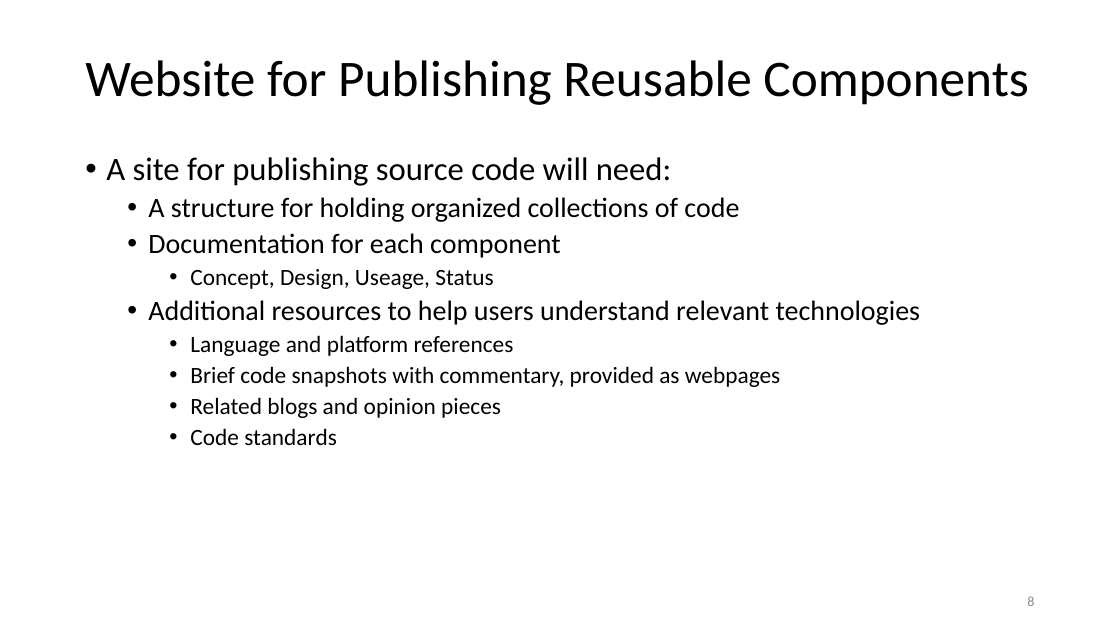
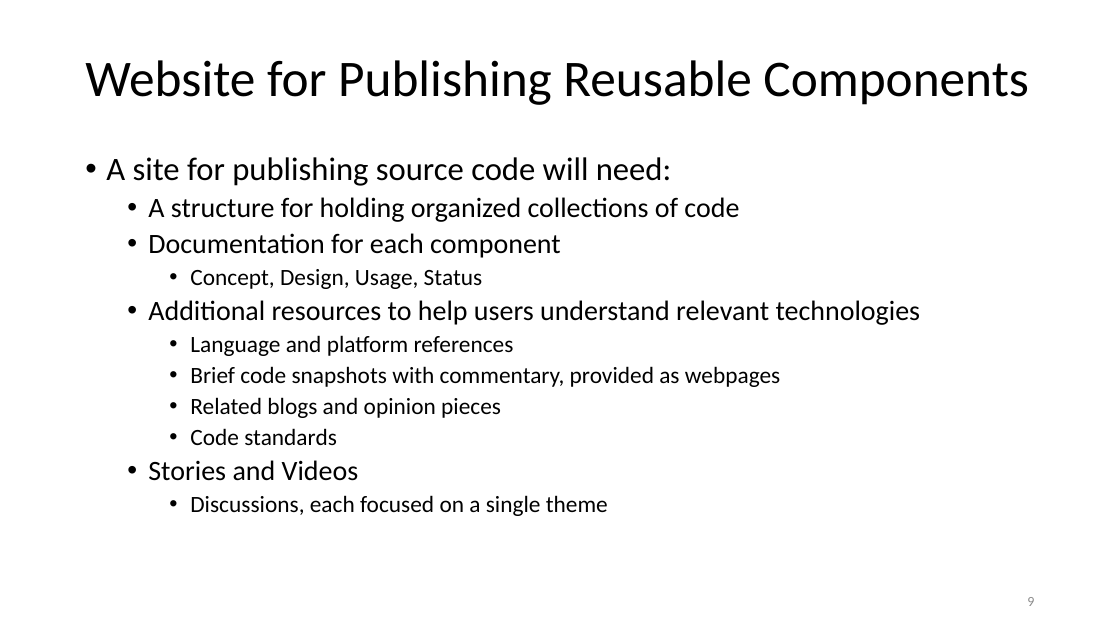
Before and after one commit to JimFawcett/JimFawcett.github.io, a slide deck: slide 9 of Resources/PublishingSourceCode.pptx (slide 8 before the commit). Drawn at 1120x630 pixels with LibreOffice and Linux fonts; fonts in the diff are those of the drawing. Boxes give left, top, right and bottom in pixels: in the first picture for what was removed or moved away, otherwise in the second. Text is boxed around its words. In the diff, an @@ line names an element or a change of style, - is before the commit and + after.

Commit message:
finished powerpoint presentation publishing code

```diff
--- a/Resources/PublishingSourceCode.pptx
+++ b/Resources/PublishingSourceCode.pptx
@@ text at [190, 269, 483, 289]: text changed @@
-    • Concept, Design, Useage, Status
+    • Concept, Design, Usage, Status
@@ text at [148, 460, 608, 516]: paragraphs added @@
+  • Stories and Videos
+    • Discussions, each focused on a single theme
@@ page number at [1027, 597, 1034, 606]: text changed @@
-8
+9
```
Also in this commit, not shown: 7 other slides changed, 11 slides added, 4 other files.
